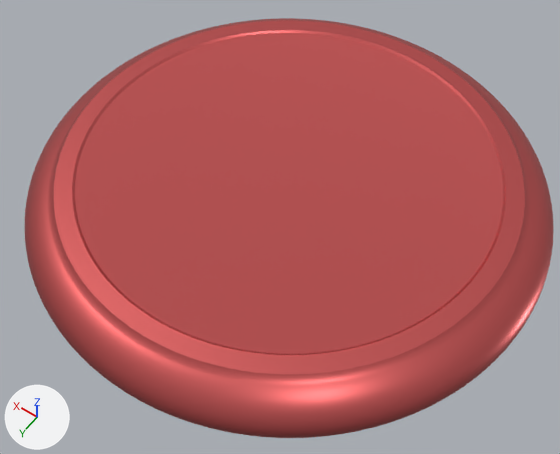
The glTF model assets/onboarding/pill-asana.glb: old version first, new version second.
Before and after are seen from a 50 mm lens placed at (-0.0134, 0.0195, 0.0291), pointed at (-0.0005, 0.0013, 0.0006). The lights are fixed; the arrows at lower left show +X, +Y and +Z. The older version comes first. Where no turn or scale is listed for an object, it has been applied to the vertices.

Objects in the first picture: 'puck'.
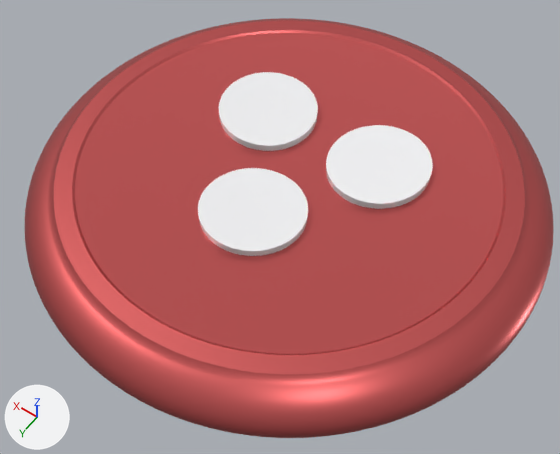
Scene script edits in JSON lines:
```json
{"op": "add", "block": "mat_g_mark", "code": ["mat_g_mark = principled_material('G_mark')", "mat_g_mark.base_color = (0.913, 0.913, 0.93)  # white #f5f5f7", "mat_g_mark.roughness = 0.3", "mat_g_mark.coat_weight = 1.0"]}
{"op": "add", "block": "me_mark", "code": ["me_mark = bpy.data.meshes.new('mark')", "me_mark.from_pydata(...)  # 2790 vertices, 5568 faces; spans x -0.0055..0.0055, y -0.00508..0.00508, z 0.00258..0.00328", "me_mark.materials.append(mat_g_mark)  # white #f5f5f7"]}
{"op": "add", "block": "ob_mark", "code": ["ob_mark = bpy.data.objects.new('mark', me_mark)", "ob_mark.location = (0.0, 0.0, 0.0)"]}
```

Boxes [x1, y1, x2, y2] around the edits, measured in the pictures (560 x 454 px):
```json
{"object": "mark", "change": "added", "after": [198, 72, 433, 256]}
```
